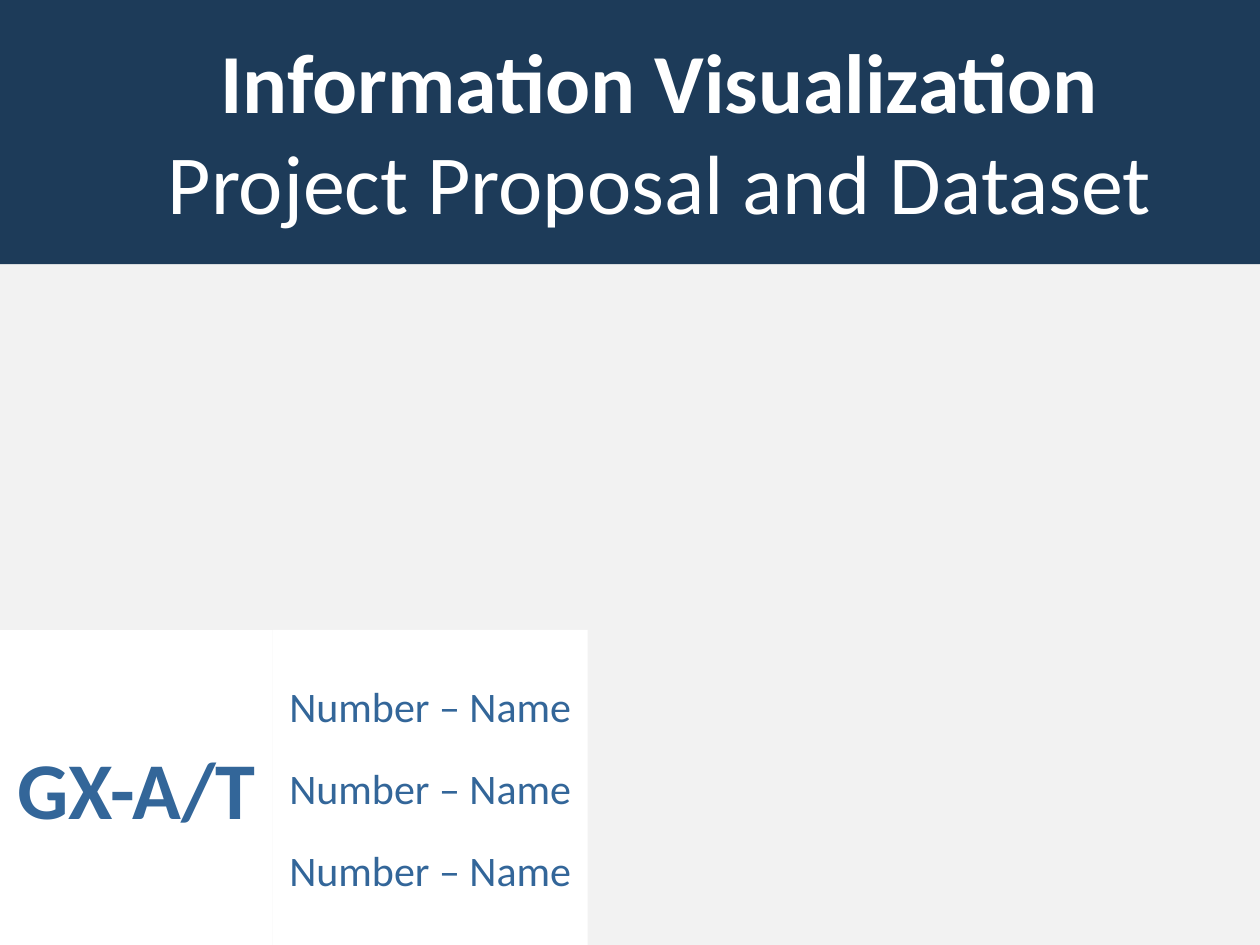
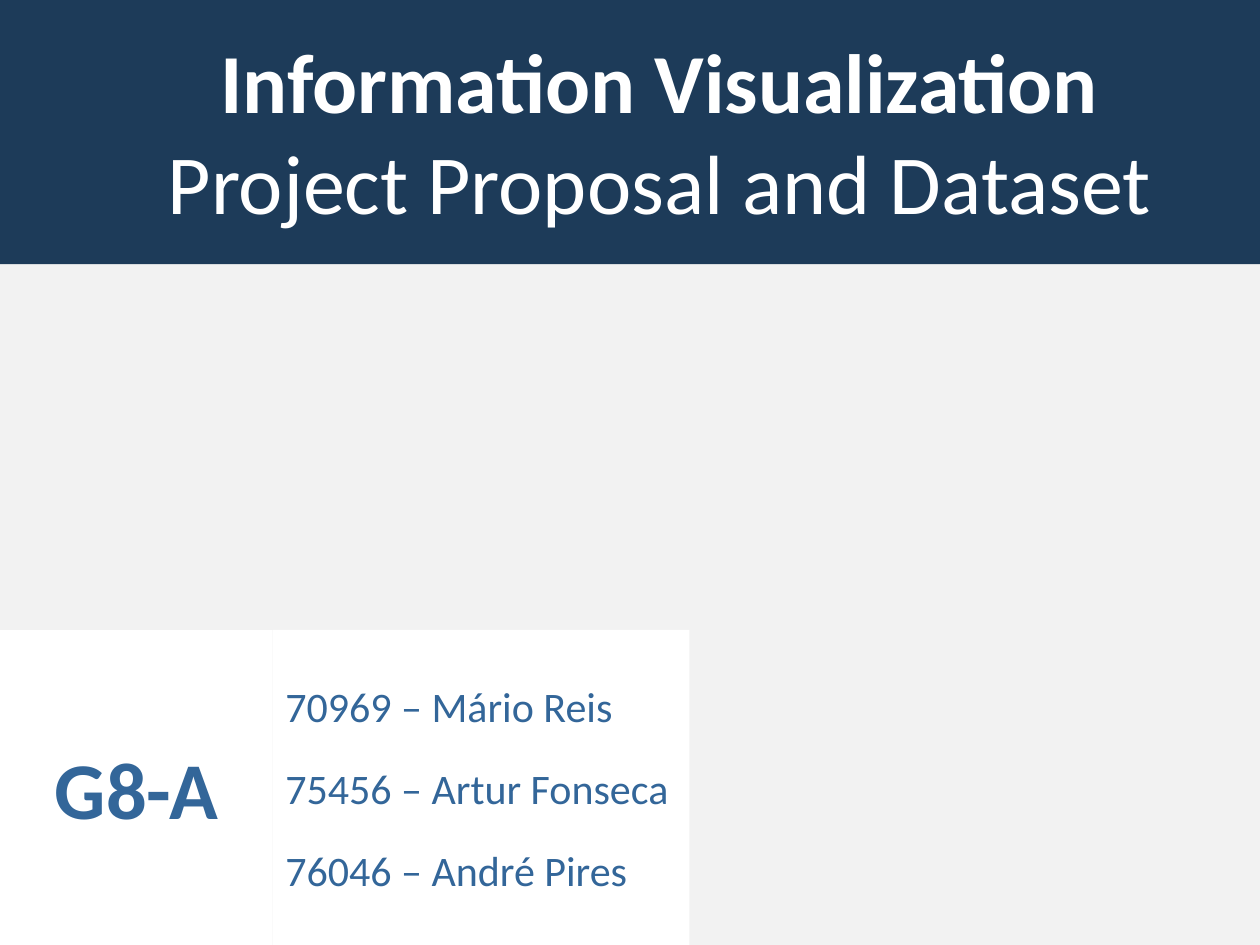
Before and after one commit to Strabox/Higher-Education-Unemployment-Portugal, a slide deck: slide 1 of II-Checkpoint/II-Checkpoint Presentation.pptx. Drawn at 1260x945 pixels with LibreOffice and Linux fonts; fonts in the diff are those of the drawing; background and template pictures are left out. Boxes give left, top, right and bottom in pixels: in the first picture for what was removed or moved away, otherwise in the second. Text is boxed around its words. In the diff, an @@ line names an element or a change of style, - is before the commit and + after.

```diff
--- a/II-Checkpoint/II-Checkpoint Presentation.pptx
+++ b/II-Checkpoint/II-Checkpoint Presentation.pptx
@@ rectangle "70969 – Mário Reis": place and size @@
-rectangle "70969 – Mário Reis" at bbox=[273, 630, 588, 945]
+rectangle "70969 – Mário Reis" at bbox=[273, 630, 690, 945]
@@ text in rectangle at bbox=[285, 693, 669, 887]: text changed @@
-Number – Name
-Number – Name
-Number – Name
+70969 – Mário Reis
+75456 – Artur Fonseca
+76046 – André Pires
@@ text at bbox=[55, 763, 218, 820]: text changed @@
-GX-A/T
+G8-A
```
Also in this commit, not shown: 3 other slides changed, 2 slides added.
